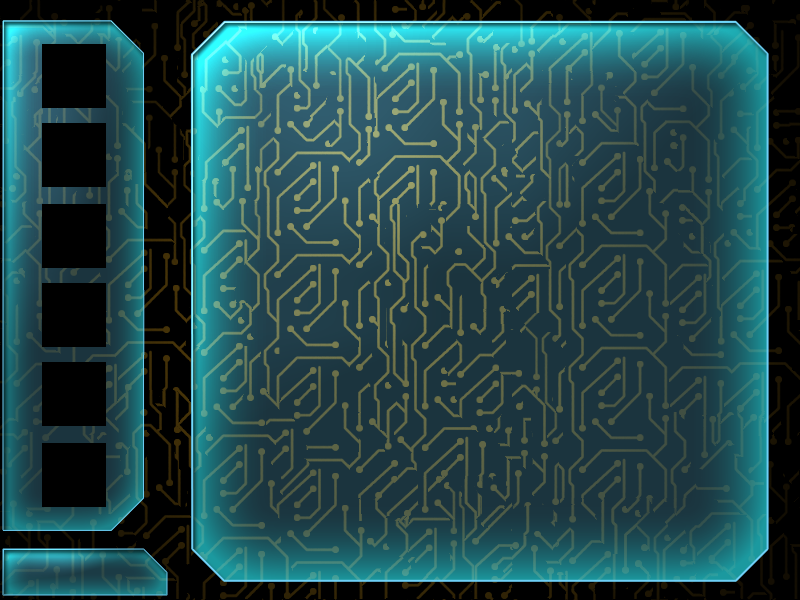
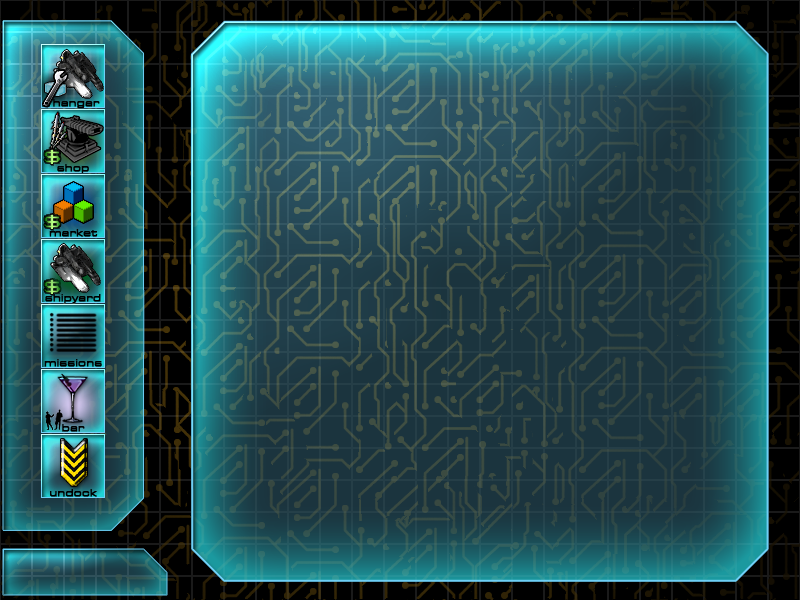
Comparing the layer stacks of the two 800px x 600px images. Changes:
hid "Layer 1 copy 5" over [42, 443, 106, 507]
hid "Layer 1 copy 4" over [42, 362, 106, 426]
hid "Layer 1 copy 3" over [42, 283, 106, 347]
hid "Layer 1 copy 2" over [42, 204, 106, 268]
hid "Layer 1 copy" over [42, 123, 106, 187]
hid "Layer 1" over [42, 44, 106, 108]
added layer "Layer 13" above "Layer 12" over [41, 434, 105, 498]
added layer "Layer 12" above "Layer 11" over [41, 369, 105, 433]
added layer "Layer 11" above "Layer 10" over [41, 304, 105, 368]
added layer "Layer 10" above "Layer 9" over [41, 239, 105, 303]
added layer "Layer 9" above "Layer 8" over [41, 174, 105, 238]
added layer "Layer 8" above "Layer 7" over [41, 109, 105, 173]
added layer "Layer 7" above "Group 1" over [41, 44, 105, 108]
added group "Group 1" with 2 layers above "Layer 5" over [191, 21, 768, 581]
moved "Shape 1" into group "Group 1" over [191, 21, 768, 581]
added layer "Shape 1 copy" in group "Group 1" over [191, 21, 768, 581]
showed "Layer 2" over [0, 0, 800, 600]
